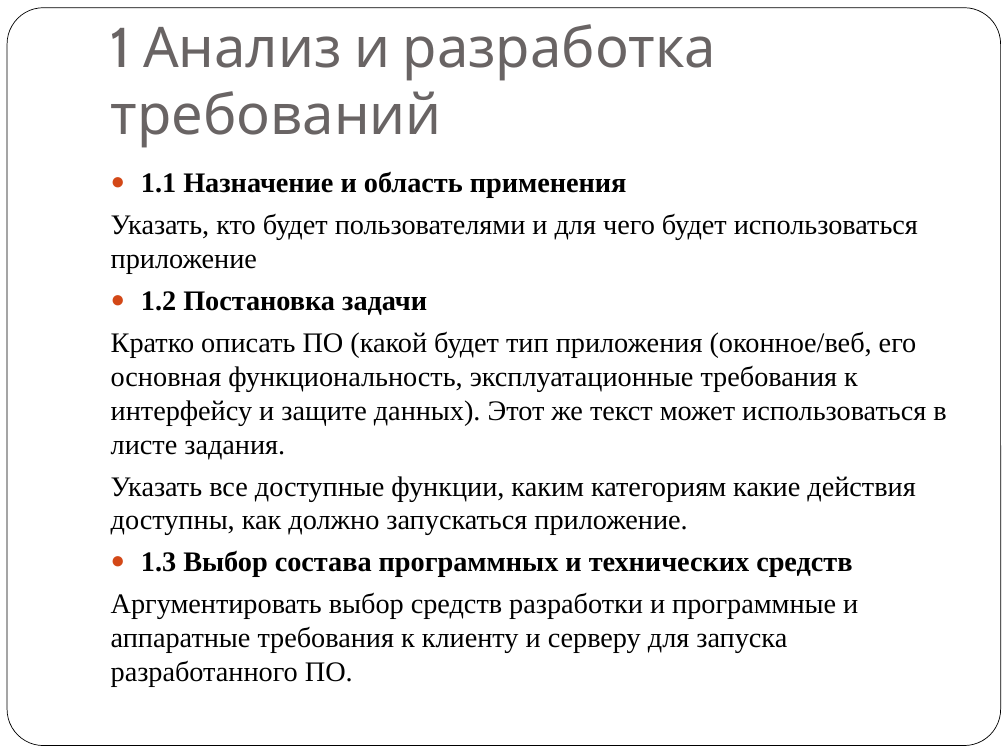
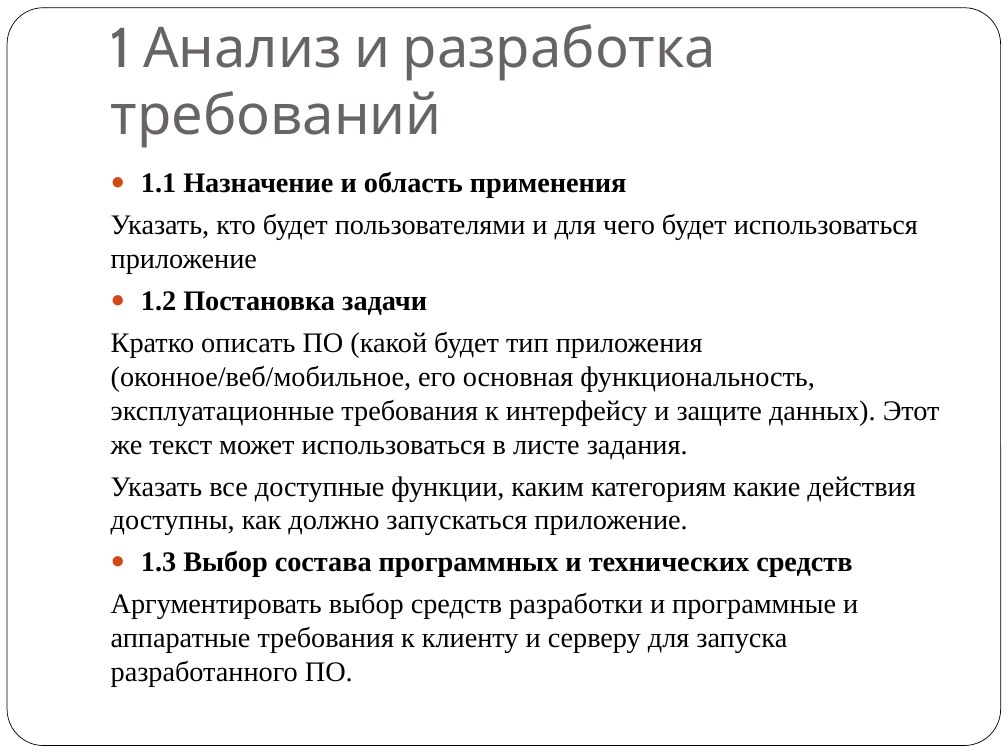
Before and after one commit to LokiMATI/ISRPO, a slide deck: slide 16 of Все лабы/МДК.02.01 ТРПО/КП/Курсовое проектирование 2026.pptx. Drawn at 1008x756 pixels with LibreOffice and Linux fonts; fonts in the diff are those of the drawing. Boxes give left, top, right and bottom in pixels: in the first picture for what was removed or moved away, otherwise in the second. Text is boxed around its words. In the diff, an @@ line names an element or a change of style, - is before the commit and + after.

```diff
--- a/Все лабы/МДК.02.01 ТРПО/КП/Курсовое проектирование 2026.pptx
+++ b/Все лабы/МДК.02.01 ТРПО/КП/Курсовое проектирование 2026.pptx
@@ text at bbox=[111, 331, 940, 459]: text changed @@
-Кратко описать ПО (какой будет тип приложения (оконное/веб, его основная функциональность, эксплуатационные требования к интерфейсу и защите данных). Этот же текст может использоваться в листе задания.
+Кратко описать ПО (какой будет тип приложения (оконное/веб/мобильное, его основная функциональность, эксплуатационные требования к интерфейсу и защите данных). Этот же текст может использоваться в листе задания.
```
Also in this commit, not shown: 4 other slides changed, 1 slide removed, 4 other files.
